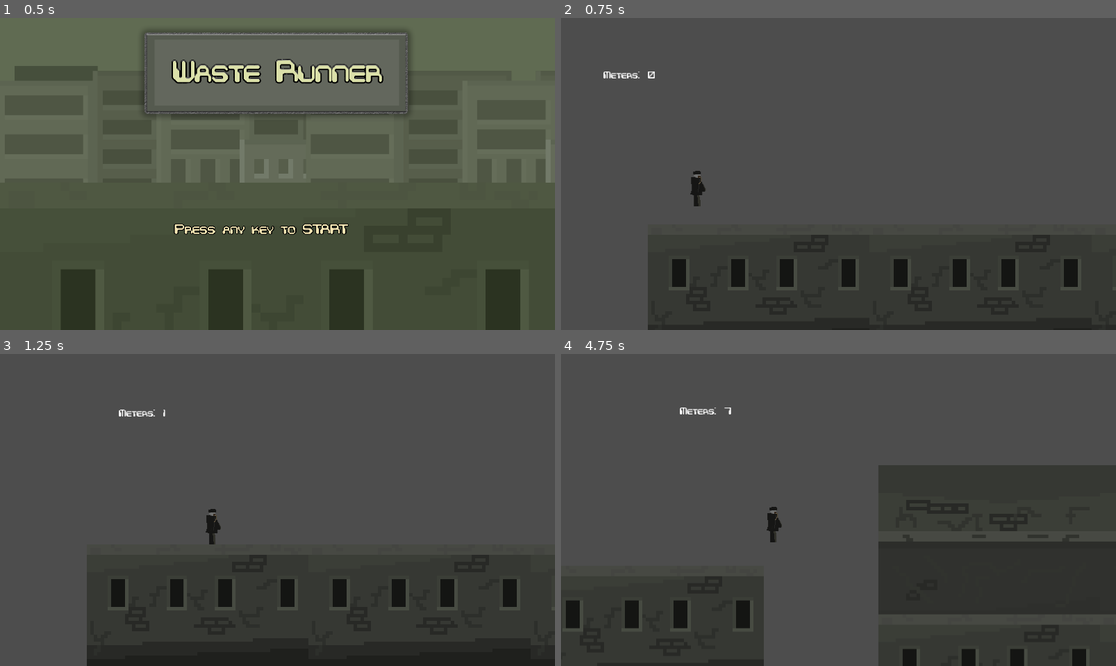
Above: before the commit, frames 1-4 (two rows, left to right).
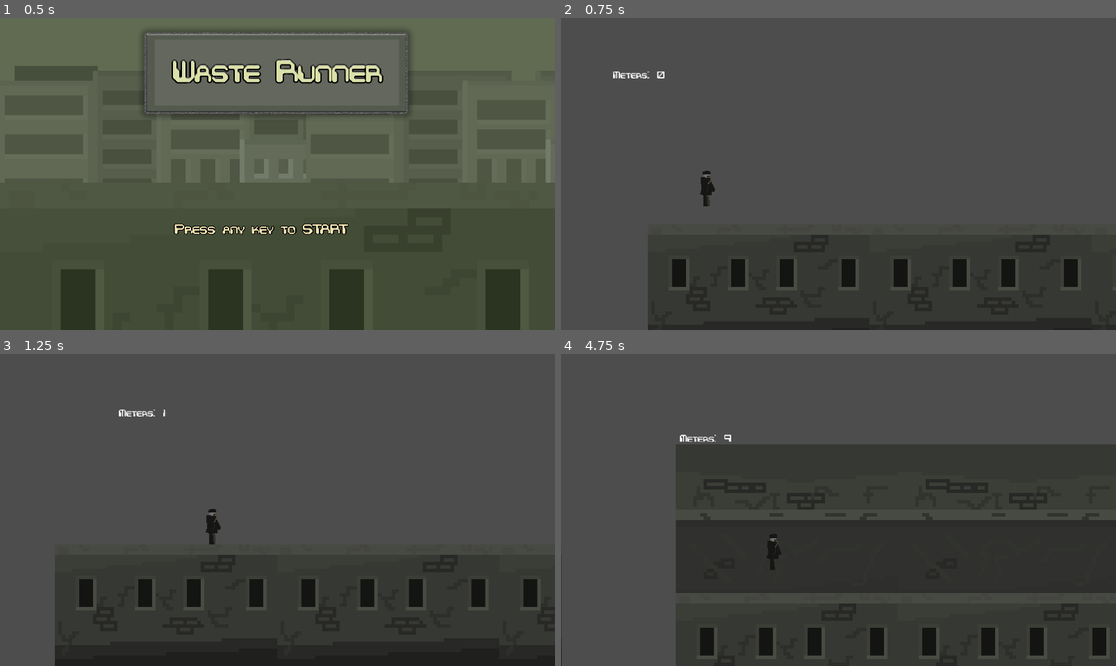
Above: after the commit, the same moments.

Repository: Dyspor/cplatformer
Game: Godot game, scene res://Data/Menus/MainMenu/MainMenu.tscn
Same seed, same stepped clock (60 frames per second), same inputs: the game is played once before the commit and once after it.
Inputs:
- Up to frame 1 (0.5 s): no input
- Up to frame 2 (0.75 s): tap Enter at 0.5 s
- Up to frame 3 (1.25 s): tap Space (Jump) at 0.77 s
- Up to frame 4 (4.75 s): tap Space (Jump) at 1.52, 3.02, 3.77, 4.52 s

Frame 1 is identical in both runs. In frame 2, 0.5% of the frame differs, in the area x 7-28%, y 17-61%; in frame 3, 5.6%; in frame 4, 26%, in the area x 0-100%, y 17-100%.

Commit message:
Fixed Display Score bug

Diff:
--- /dev/null
+++ b/Data/Menus/GameOver/score_numb.gd
@@ -0,0 +1,5 @@
+extends Label
+
+
+func _ready() -> void:
+	$ScoreNumb.text = str(int(Global.points))
--- /dev/null
+++ b/Global.gd
@@ -0,0 +1,3 @@
+extends Node
+
+var points: float = 0.0
--- a/game.tscn
+++ b/game.tscn
@@ -20,8 +20,8 @@
 script = ExtResource("1_igih7")
 gravity = 250.0
 jump_force = 250.0
-start_move_speed = 175.0
-add_speed_per_second = 2.5
+start_move_speed = 225.0
+add_speed_per_second = 5.0
 min_jump_time = 0.1
 
 [node name="Camera2D" type="Camera2D" parent="Player"]
--- a/playerController.gd
+++ b/playerController.gd
@@ -49,6 +49,5 @@
 	return move_and_collide(Vector2(0,5), true) != null
 
 func _on_death_zone_body_entered(_body: Node2D) -> void:
+	Global.points = points
 	get_tree().call_deferred("change_scene_to_file", "res://Data/Menus/GameOver/game_over.tscn")
-	#var score: Label = get_tree().current_scene.get_child(3)
-	#score.text = str(points)
--- a/project.godot
+++ b/project.godot
@@ -17,6 +17,10 @@
 run/main_scene="res://Data/Menus/MainMenu/MainMenu.tscn"
 config/features=PackedStringArray("4.3", "GL Compatibility")
 config/icon="res://Data/Project/CP-LogoWasteRunnerIcon.png"
+
+[autoload]
+
+Global="*res://Global.gd"
 
 [display]
 
--- a/start_game.gd
+++ b/start_game.gd
@@ -4,3 +4,11 @@
 func _unhandled_key_input(event):
 	if event.is_pressed():
 		get_tree().change_scene_to_file("res://game.tscn")
+
+func _ready() -> void:
+	# Ensure the node exists and then update its text
+	var score_label = $ScoreNumb
+	if score_label:
+		score_label.text = str(int(Global.points))
+	else:
+		print("ScoreNumb label not found")
